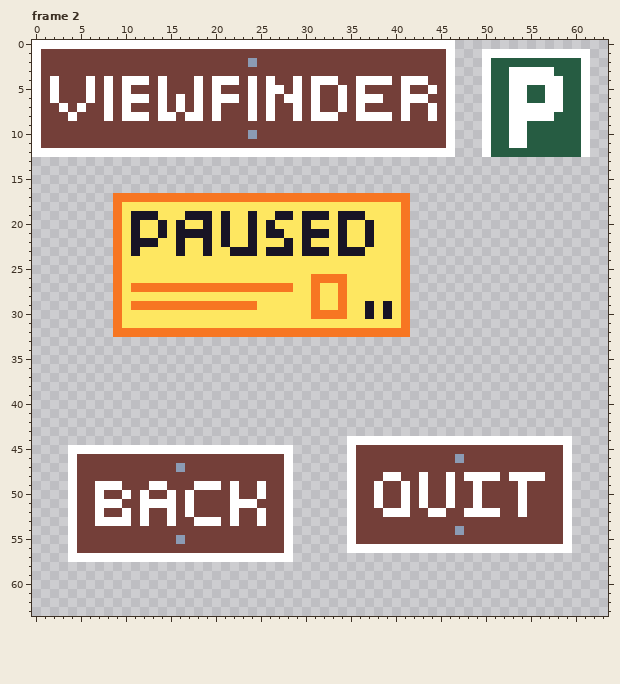
Pixel-art file -- GameLabGame/Assets/Sprites/directions.aseprite. Above is the file before it was changed.
64x64 pixels, 2 frames. Shown: frame 2. The commit also changed other frames, which this record leaves out.
And afterwards:
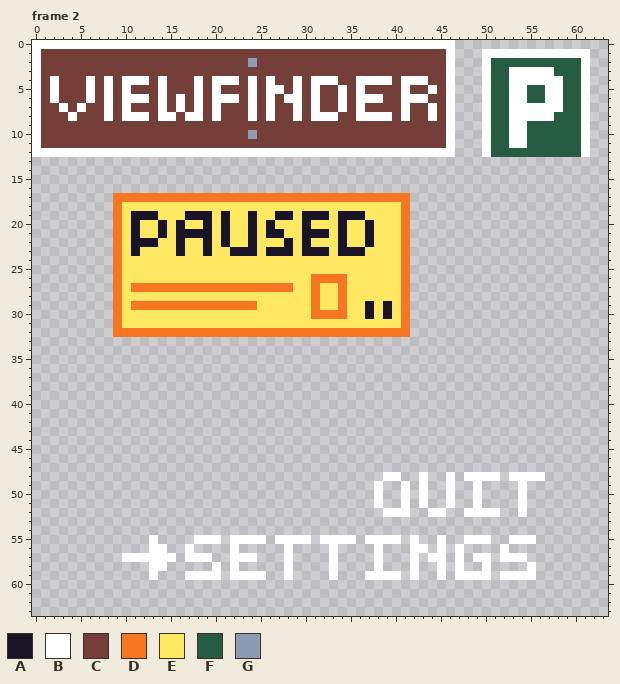
Palette (. is transparent): A #181425  B #ffffff  C #743f39  D #f77622  E #fee761  F #265c42  G #8b9bb4
Change:
Frame 2:
y 44: x 35..59 BBBBBBBBBBBBBBBBBBBBBBBBB -> .........................
y 45: x 4..28 BBBBBBBBBBBBBBBBBBBBBBBBB -> .........................; x 35..59 BCCCCCCCCCCCCCCCCCCCCCCCB -> .........................
y 46: x 4..28 BCCCCCCCCCCCCCCCCCCCCCCCB -> .........................; x 35..59 BCCCCCCCCCCCGCCCCCCCCCCCB -> .........................
y 47: x 4..28 BCCCCCCCCCCCGCCCCCCCCCCCB -> .........................; x 35..59 BCCCCCCCCCCCCCCCCCCCCCCCB -> .........................
y 48: x 4..28 BCCCCCCCCCCCCCCCCCCCCCCCB -> .........................; x 35..38 BCCC -> ....; x 41..42 CC -> ..; x 44..45 CC -> ..; x 47 C -> .; x 52 C -> .; x 57..59 CCB -> ...
y 49: x 4..28 BCCBBBCCCBBCCCBBBCBCCBCCB -> .........................; x 35..37 BCC -> ...; x 39..40 CC -> ..; x 42 C -> .; x 44..45 CC -> ..; x 47..48 CC -> ..; x 50..53 CCCC -> ....; x 55..59 CCCCB -> .....
y 50: x 4..28 BCCBCCBCBCCBCBCCCCBCCBCCB -> .........................; x 35..37 BCC -> ...; x 39..40 CC -> ..; x 42 C -> .; x 44..45 CC -> ..; x 47..48 CC -> ..; x 50..53 CCCC -> ....; x 55..59 CCCCB -> .....
y 51: x 4..28 BCCBBBCCBBBBCBCCCCBBBCCCB -> .........................; x 35..37 BCC -> ...; x 39..40 CC -> ..; x 42 C -> .; x 44..45 CC -> ..; x 47..48 CC -> ..; x 50..53 CCCC -> ....; x 55..59 CCCCB -> .....
y 52: x 4..28 BCCBCCBCBCCBCBCCCCBCCBCCB -> .........................; x 35..38 BCCC -> ....; x 42..43 CC -> ..; x 46..47 CC -> ..; x 52..53 CC -> ..; x 55..59 CCCCB -> .....
y 53: x 4..28 BCCBBBBCBCCBCCBBBCBCCBCCB -> .........................; x 35..59 BCCCCCCCCCCCCCCCCCCCCCCCB -> .........................
y 54: x 4..28 BCCCCCCCCCCCCCCCCCCCCCCCB -> .........................; x 35..59 BCCCCCCCCCCCGCCCCCCCCCCCB -> .........................
y 55: x 4..27 BCCCCCCCCCCCGCCCCCCCCCCC -> .........B....BBB.BBBB.B; x 29..30 .. -> BB; x 32..34 ... -> BBB; x 36..59 CCCCCCCCCCCCCCCCCCCCCCCB -> .BBBB.B..B..BBB..BBB....
y 56: x 4..27 BCCCCCCCCCCCCCCCCCCCCCCC -> .........BB..B....B.....; x 33 . -> B; x 35..37 BBB -> ...; x 39..41 BBB -> ...; x 44 B -> .; x 46 B -> .; x 48..51 BBBB -> ....; x 53..59 BBBBBBB -> .......
y 57: x 4..9 BBBBBB -> ......; x 16 B -> .; x 20..21 BB -> ..; x 25..27 BBB -> ...; x 33 . -> B; x 38 . -> B; x 42 . -> B; x 44..45 .. -> BB; x 47 . -> B; x 49..50 .. -> BB; x 52..54 ... -> BBB
y 58: x 13..14 .. -> BB; x 20 . -> B; x 22 . -> B; x 28 . -> B; x 33 . -> B; x 38 . -> B; x 42 . -> B; x 45 . -> B; x 47 . -> B; x 50 . -> B; x 55 . -> B
y 59: x 13 . -> B; x 17..20 .... -> BBBB; x 22..25 .... -> BBBB; x 28 . -> B; x 33 . -> B; x 37..40 .... -> BBBB; x 42 . -> B; x 45 . -> B; x 47..50 .... -> BBBB; x 52..55 .... -> BBBB
